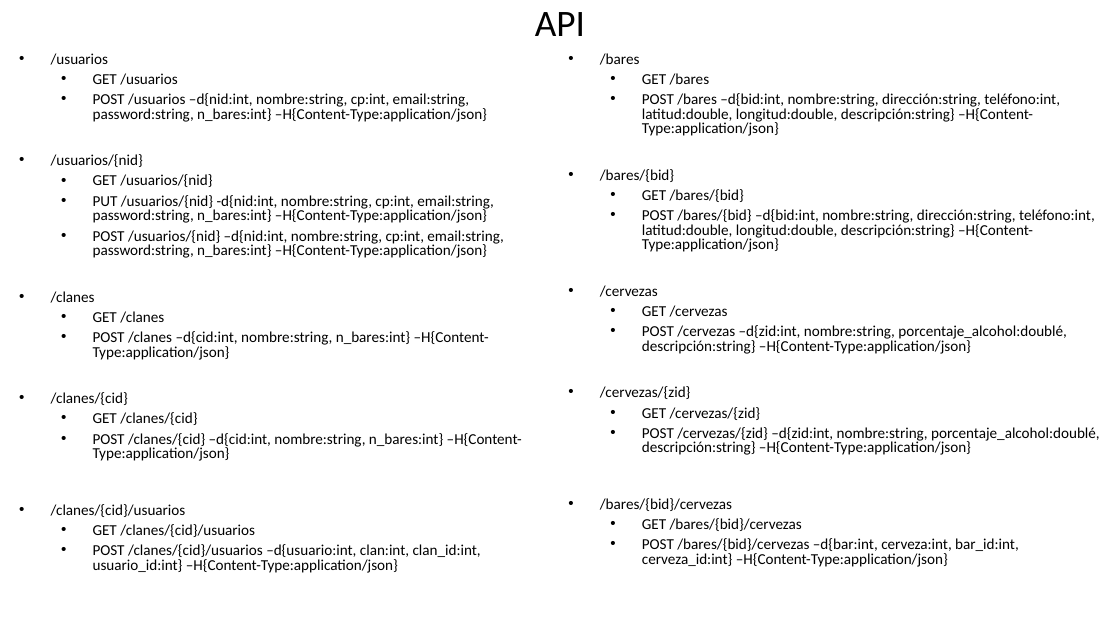
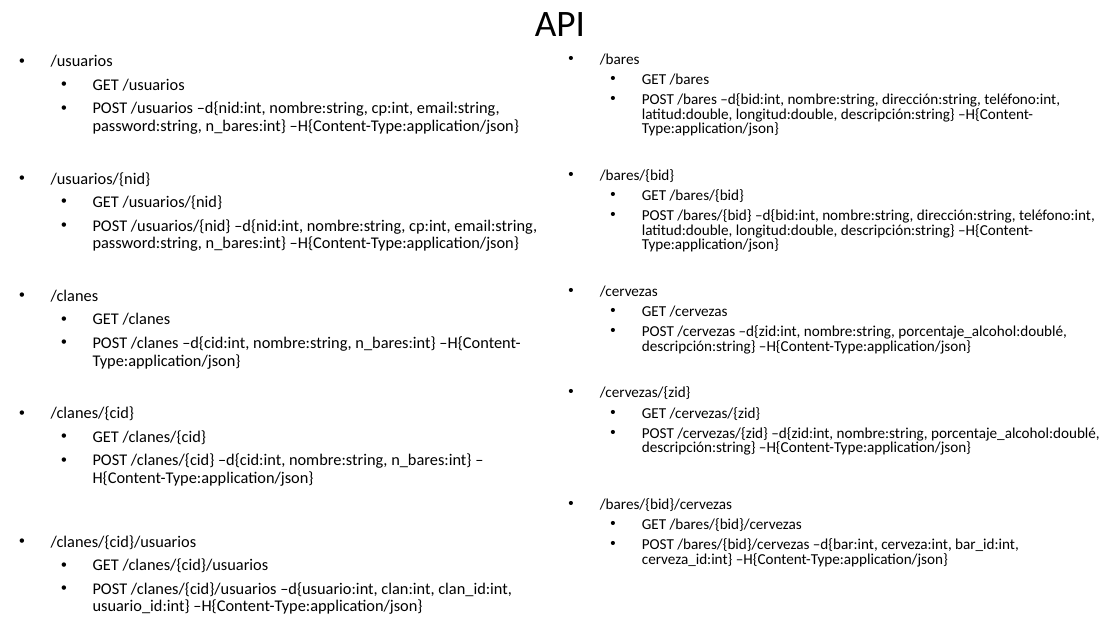
Before and after one commit to borjasegui/ChipdrunksAPI, a slide deck: slide 1 of Documentacion/documentacionAPI.pptx. Drawn at 1120x630 pixels with LibreOffice and Linux fonts; fonts in the diff are those of the drawing. Boxes give left, top, right and bottom in pixels: in the first picture for what was removed or moved away, otherwise in the second. Text is boxed around its words. In the diff, an @@ line names an element or a change of style, - is before the commit and + after.

Commit message:
edicion de apiCarlos

```diff
--- a/Documentacion/documentacionAPI.pptx
+++ b/Documentacion/documentacionAPI.pptx
@@ subtitle "/usuarios" at bbox=[51, 54, 537, 614]: size 12.9 to 14 pt; line spacing 0.8 to 0.9 @@
@@ subtitle at bbox=[93, 195, 493, 223]: paragraph removed @@
-  • PUT /usuarios/{nid} -d{nid:int, nombre:string, cp:int, email:string, password:string, n_bares:int} –H{Content-Type:application/json}
```
